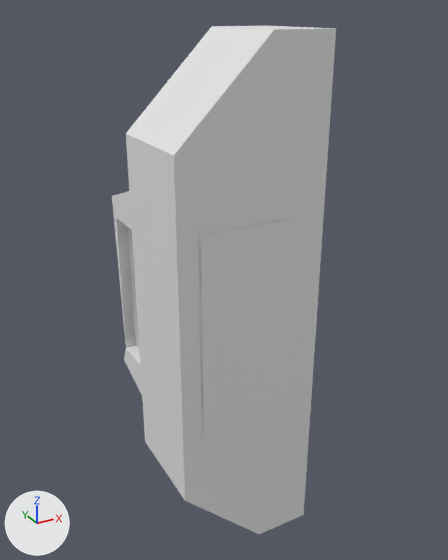
The OBJ model ros2/promise_description/meshes/head_pitch_link_125.obj, before and after one commit.
Before and after are seen from a 50 mm camera at (-0.261, -0.559, 0.266) aimed at (0.014, -0.059, 0.016). Lighting does not change. The marker at lower left points along +X, +Y and +Z. The older version comes first. Where no turn or scale is listed for an object, it has been applied to the vertices. Vertices at exactly the same position are counted once.

The first picture shows 'head_pitch_link_125'.
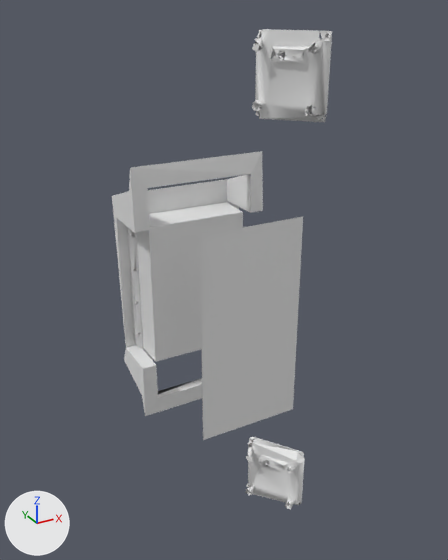
Pixel boxes [x1, y1, x2, y2] of what changed, in the pictures (448 x 560 px):
'head_pitch_link_125', reshaped: before [112, 26, 336, 534]; after [112, 29, 332, 509]
part 1 of me_head_pitch_link_125, deleted: before [126, 26, 336, 534]

What changed in the scene script:
```text
Change me_head_pitch_link_125:
    used by ob_head_pitch_link_125; location = (0.0, 0.0, 0.0)
    remove me_head_pitch_link_125.from_pydata(...)  # 608 vertices, 794 faces; spans x -0.072..0.077, y -0.14..0.02, z -0.25..0.251
    add me_head_pitch_link_125.from_pydata(...)  # 596 vertices, 774 faces; spans x -0.07..0.077, y -0.14..0.02, z -0.248..0.249
    me_head_pitch_link_125 part 1: the loose piece of 12 vertices spanning x -0.072..0.071, y -0.139..-0.039, z -0.25..0.251 is deleted
```
